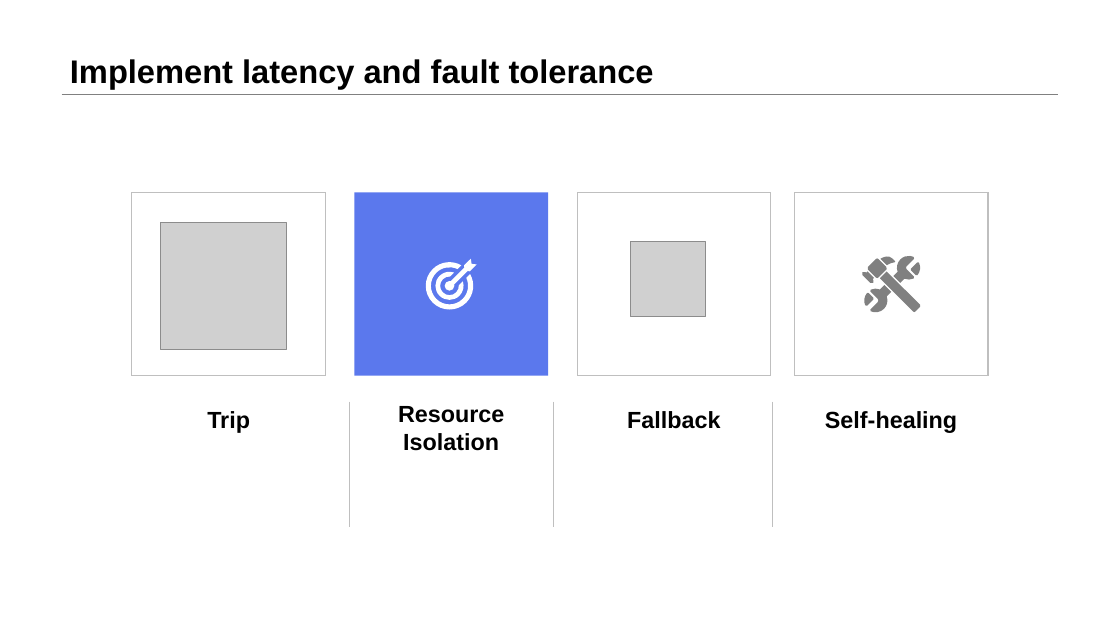
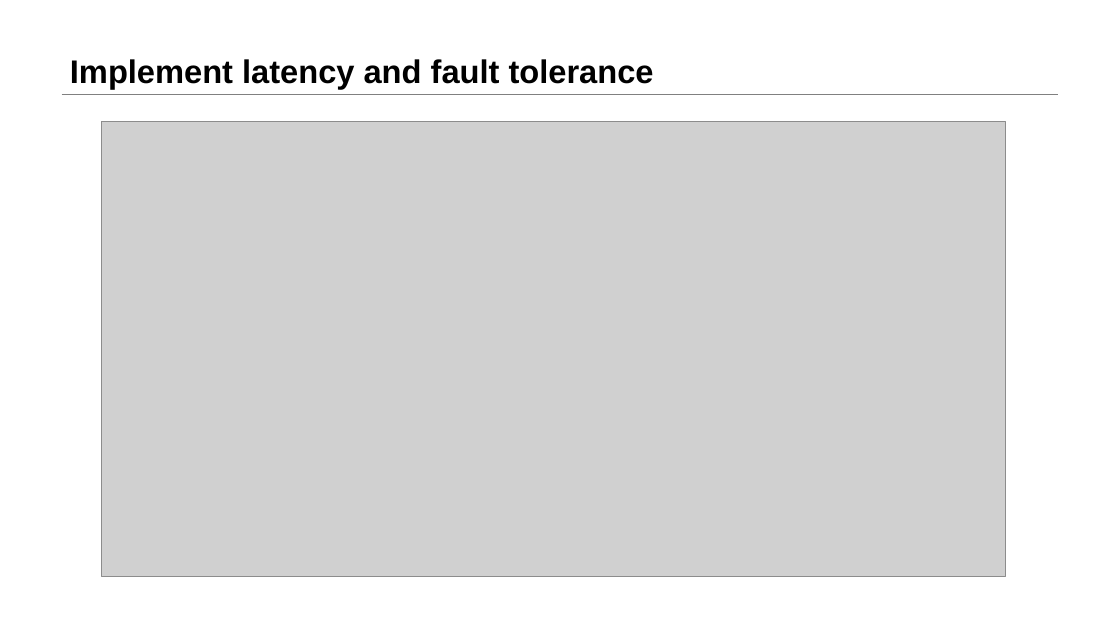
Before and after one commit to LIULE8/ppt, a slide deck: slide 13 of Sharing2.pptx. Drawn at 1120x630 pixels with LibreOffice and Linux fonts; fonts in the diff are those of the drawing; grey boxes stand for pictures. Boxes give left, top, right and bottom in pixels: in the first picture for what was removed or moved away, otherwise in the second. Text is boxed around its words. In the diff, an @@ line names an element or a change of style, - is before the commit and + after.

```diff
--- a/Sharing2.pptx
+++ b/Sharing2.pptx
@@ picture added at bbox=[101, 122, 1006, 576] @@
@@ group removed at bbox=[132, 192, 989, 527]: 4 rectangles, 4 texts, 3 lines, 2 freeform shapes, 2 pictures @@
-Resource Isolation
-Fallback
-Trip
-Self-healing
```
Also in this commit, not shown: 2 other slides changed.
